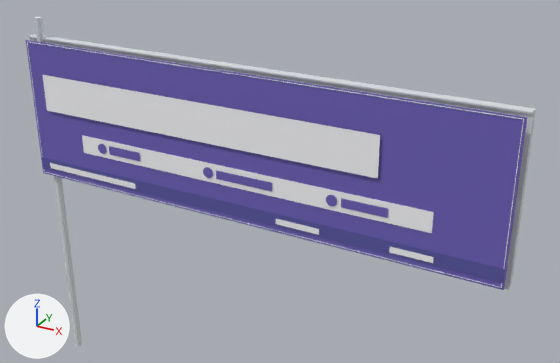
The OBJ model backend/static/signs/Bảng hiệu vách PVC vân đá.obj as it was, and as the next commit left it.
Camera for both pictures: a 50 mm camera at (5.98, -5.61, 5.51) aimed at (2.69, 0.37, 2.51). Arrows for +X, +Y and +Z are at lower left; the lights stay in place. The first picture is the older version. Where no turn or scale is listed for an object, it has been applied to the vertices. Vertices at exactly the same position are counted once.

In view in the first picture: 'bang_hieu_vach_pvc_van_a'.
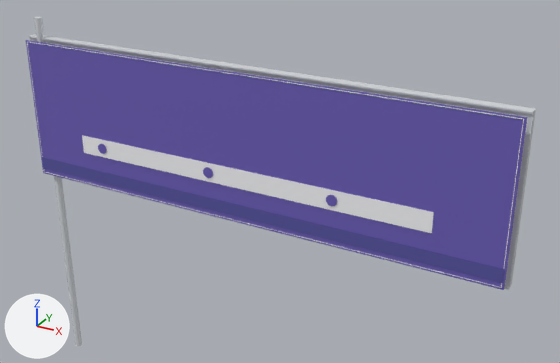
Where the change shows, as pixel boxes [x1, y1, x2, y2] in the pictures (560 x 363 px; the box of a moved part takes in the faces that stretch with it):
part 1 of me_bang_hieu_vach_pvc_van_a, deleted
    before: [42, 75, 434, 263]
part 2 of me_bang_hieu_vach_pvc_van_a, moved or reshaped
    both: [28, 17, 535, 288]

What the commit changed:
me_bang_hieu_vach_pvc_van_a is used by ob_bang_hieu_vach_pvc_van_a; location (0.0, 0.0, 0.0).
me_bang_hieu_vach_pvc_van_a had 352 vertices, 630 faces and spanned x 0.0..5.0, y -0.1..0.08, z 0.0..3.9.
me_bang_hieu_vach_pvc_van_a now has 324 vertices, 616 faces and spans x 0.0..5.0, y -0.1..0.08, z 0.0..3.9.
me_bang_hieu_vach_pvc_van_a part 1: 7 loose pieces with 28 vertices, spanning x 0.16..4.39, y -0.1..-0.09, z 2.32..3.35, are deleted.
Part 2, on me_bang_hieu_vach_pvc_van_a:
80 faces are deleted.
20 new faces join them, mat_mat_b4bbc3 (light grey #dbdee3).
36 new faces join them, mat_mat_281e7d (blue #6e60ba).
20 new faces join them, mat_mat_f8f8ff (white #fcfcff).
4 new faces join them, mat_mat_1a185e (blue #5a56a4).
Other edits to the shape of me_bang_hieu_vach_pvc_van_a do not show in these pictures.
